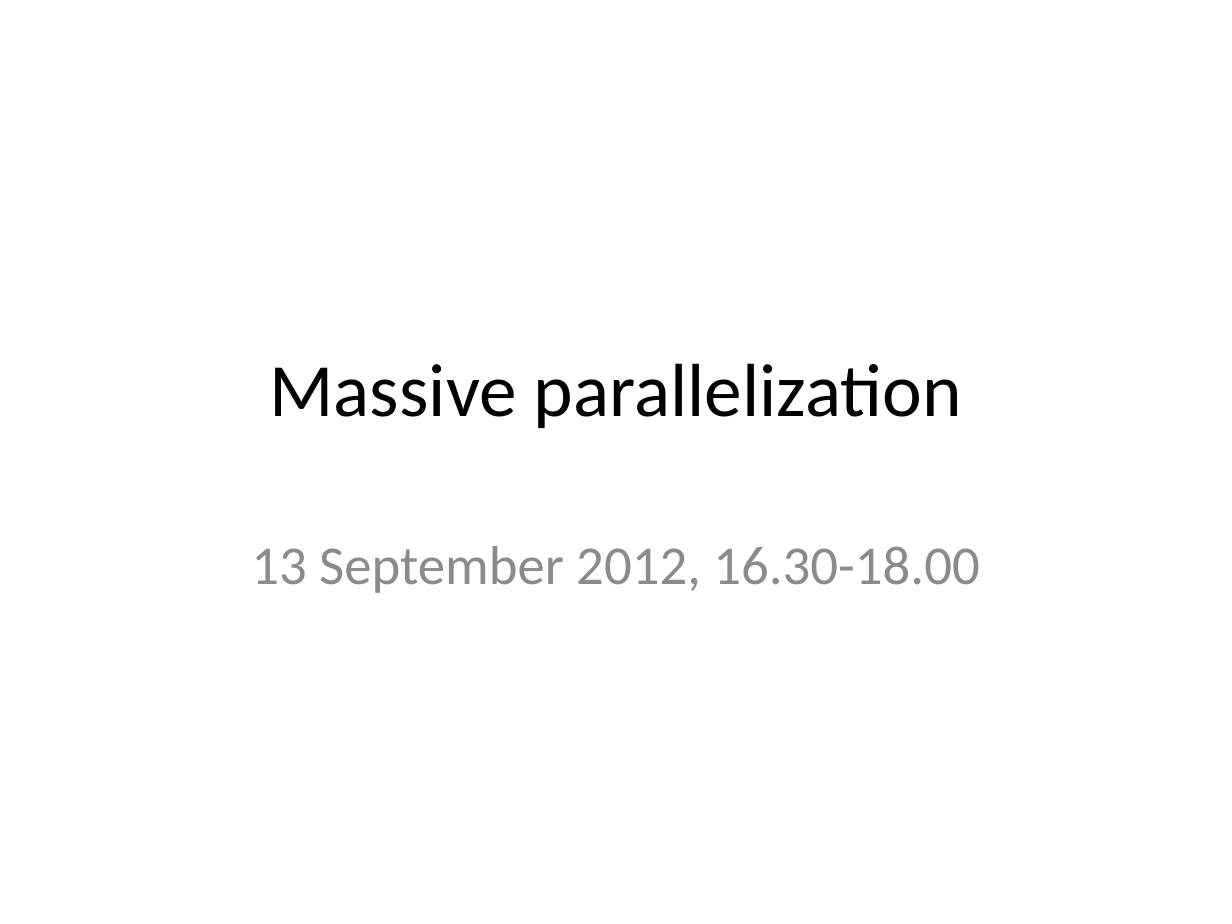
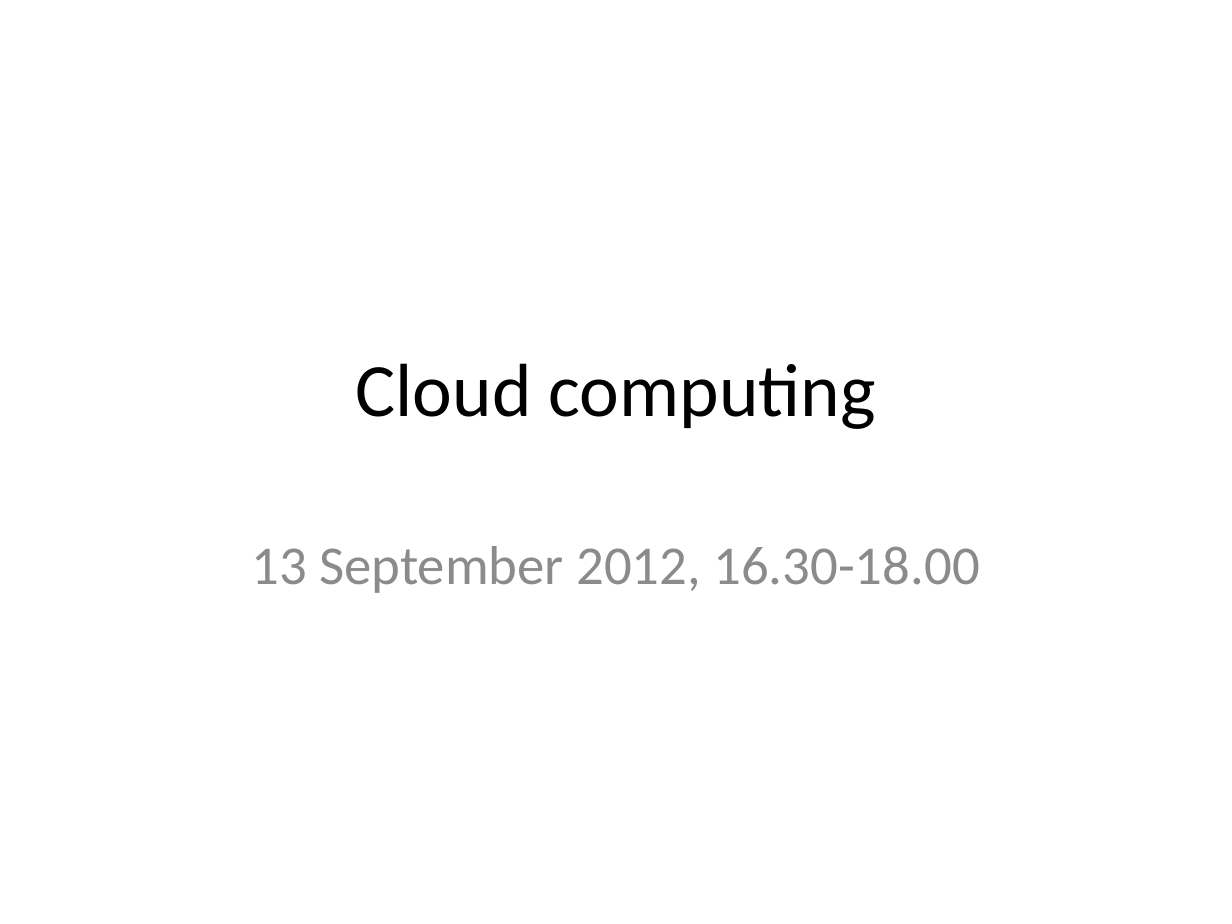
Before and after one commit to rvosa/ngs-workflows, a slide deck: slide 1 of doc/slides/day3/session4/MassiveParallelization.pptx. Drawn at 1232x924 pixels with LibreOffice and Linux fonts; fonts in the diff are those of the drawing. Boxes give left, top, right and bottom in pixels: in the first picture for what was removed or moved away, otherwise in the second. Text is boxed around its words. In the diff, an @@ line names an element or a change of style, - is before the commit and + after.

```diff
--- a/doc/slides/day3/session4/MassiveParallelization.pptx
+++ b/doc/slides/day3/session4/MassiveParallelization.pptx
@@ title at bbox=[356, 363, 876, 429]: text changed @@
-Massive parallelization
+Cloud computing
```
Also in this commit, not shown: 8 slides added, 4 slides removed, 1 other file.
